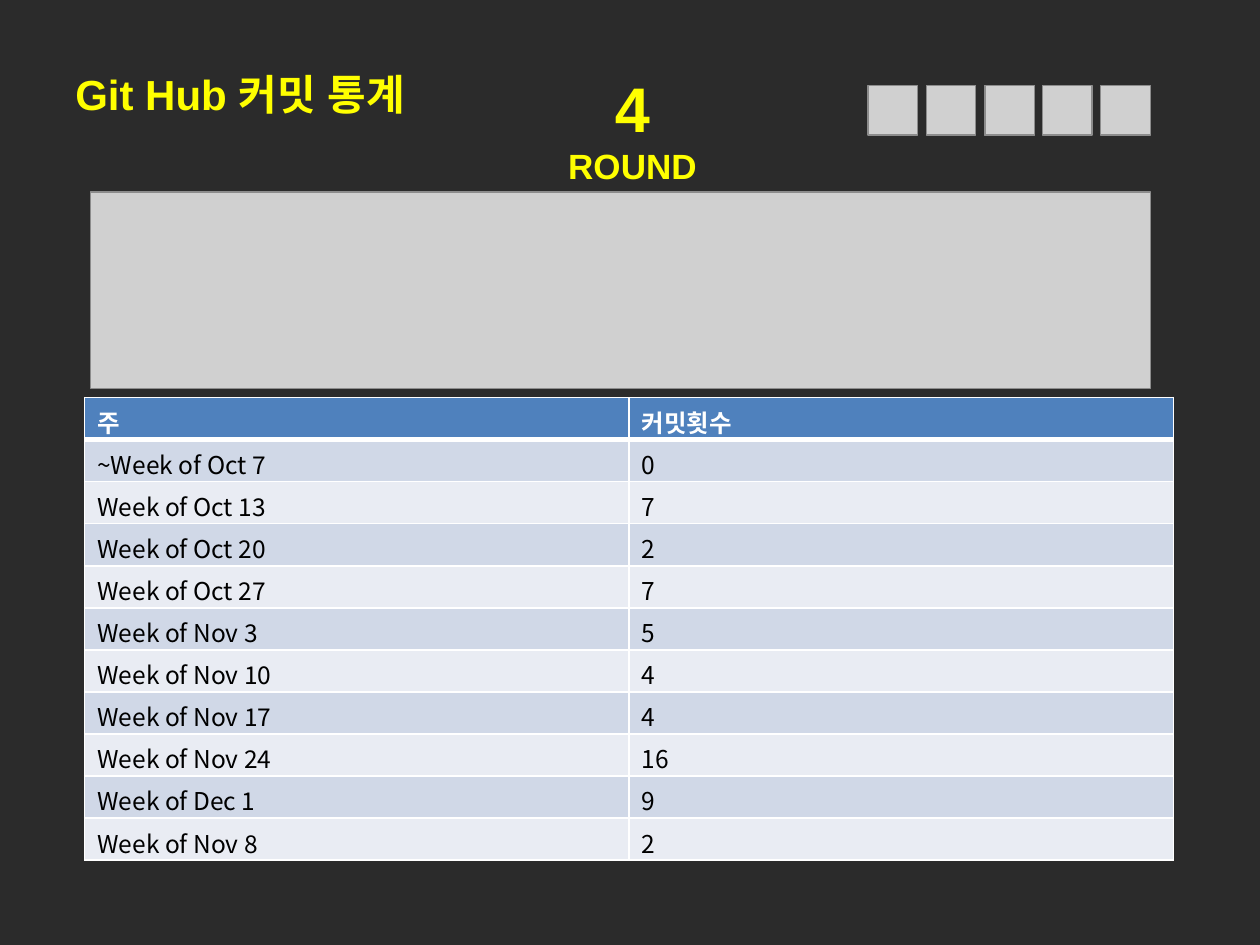
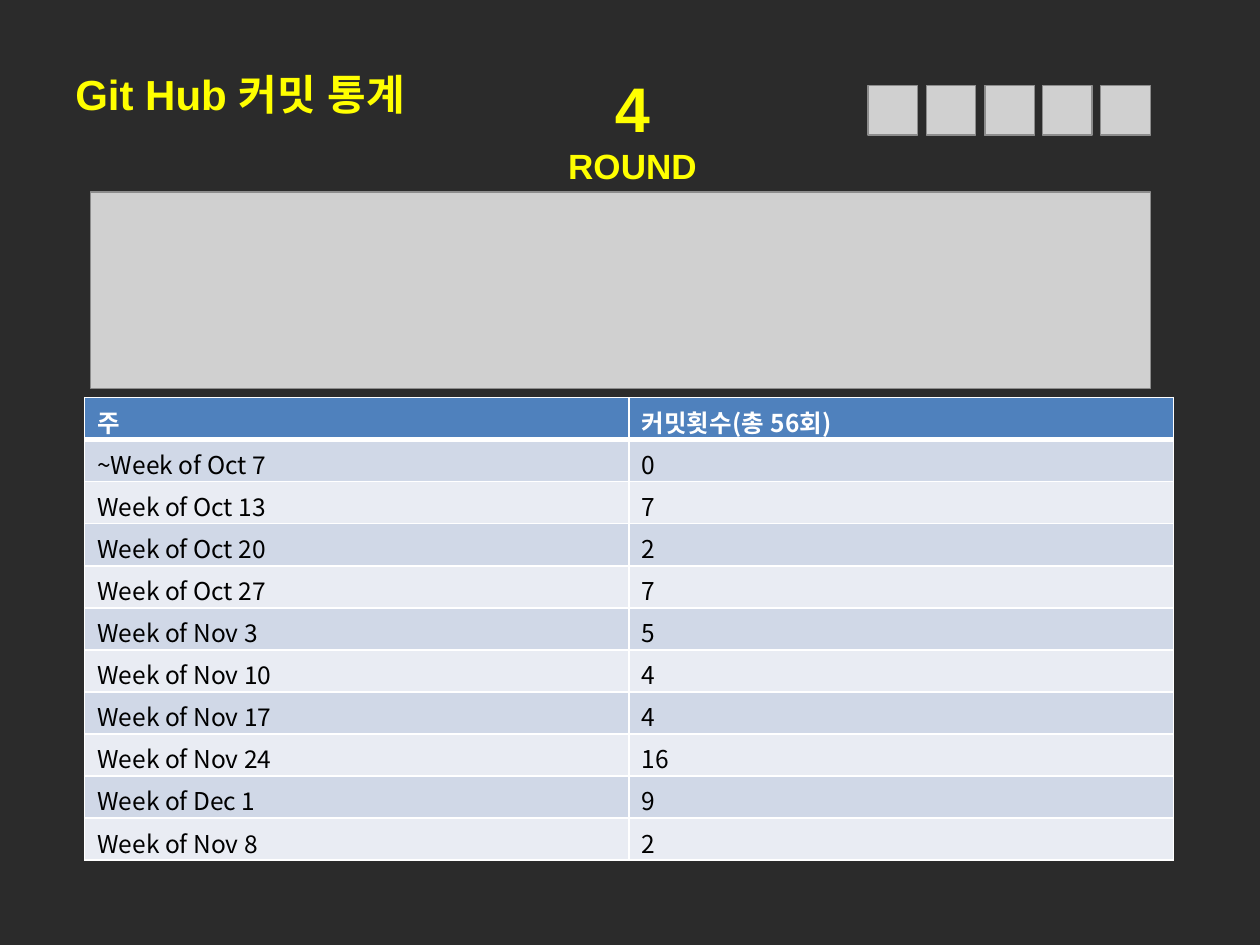
Before and after one commit to bong-seob-shin/16184024-2DGP-Project, a slide deck: slide 3 of ppt/최종발표.pptx. Drawn at 1260x945 pixels with LibreOffice and Linux fonts; fonts in the diff are those of the drawing; grey boxes stand for pictures; background and template pictures are left out; a plain dark background stands for a picture behind light text. Boxes give left, top, right and bottom in pixels: in the first picture for what was removed or moved away, otherwise in the second. Text is boxed around its words. In the diff, an @@ line names an element or a change of style, - is before the commit and + after.

Commit message:
ppt 수정

```diff
--- a/ppt/최종발표.pptx
+++ b/ppt/최종발표.pptx
@@ table at (x1=84, y1=397, x2=1173, y2=859) @@
-row 1, column 2: 커밋횟수
+row 1, column 2: 커밋횟수(총 56회)
```
